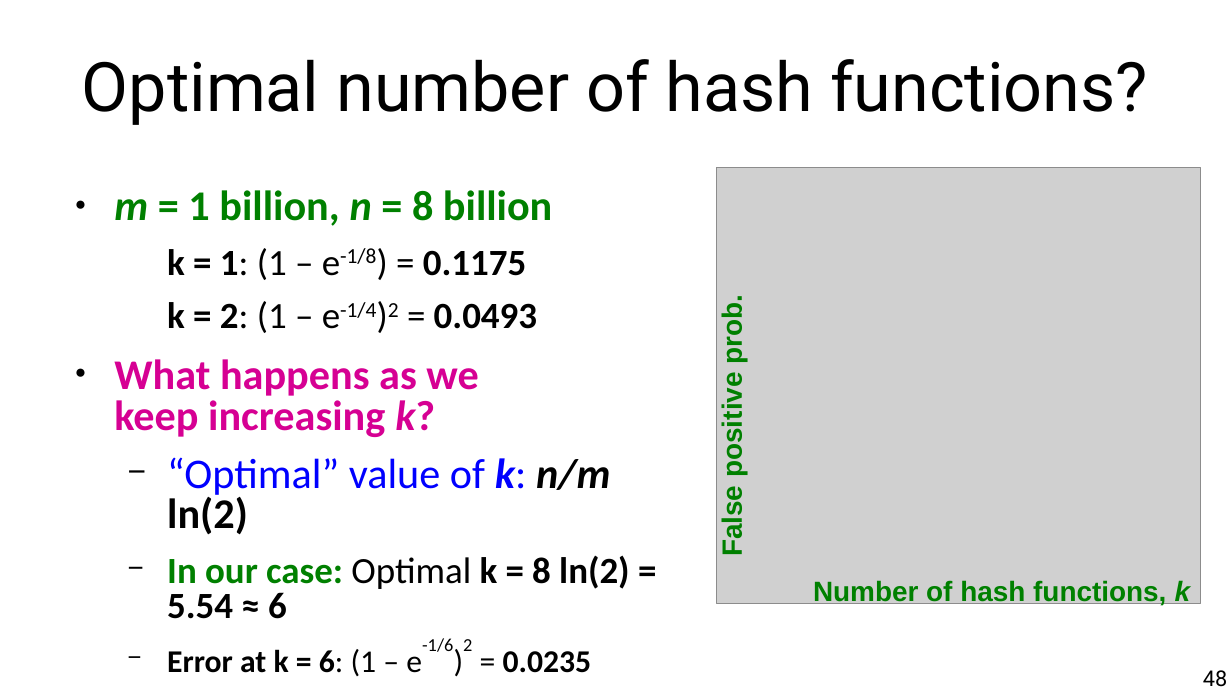
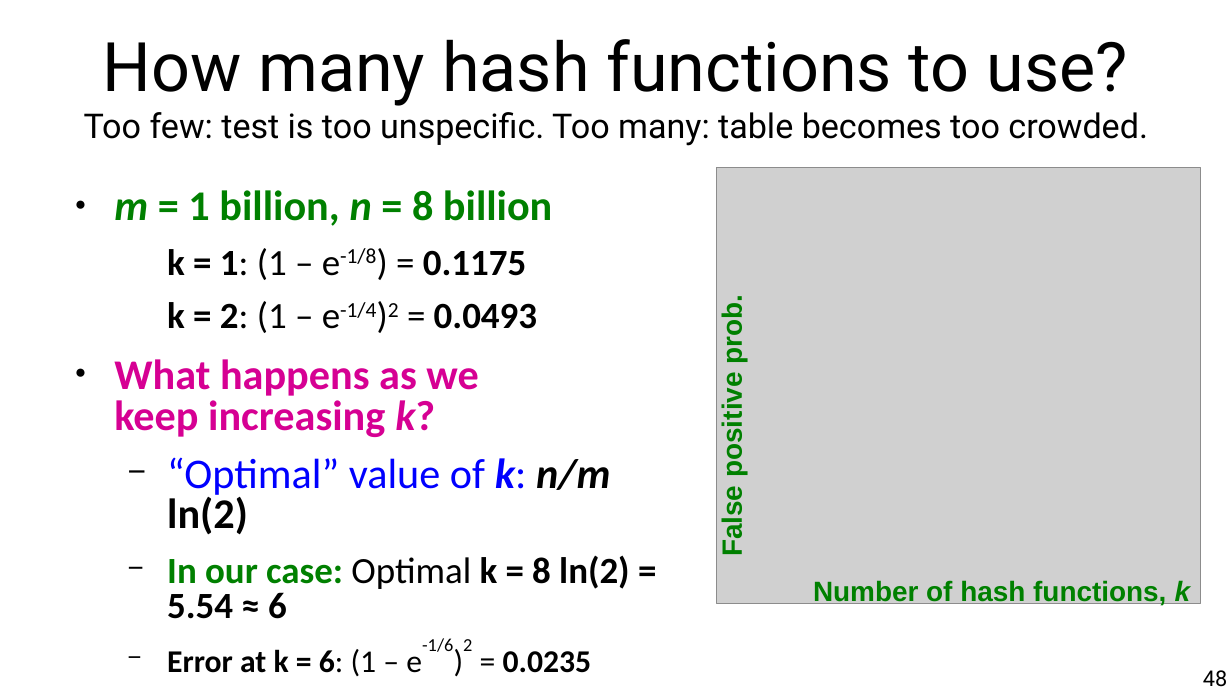
Before and after one commit to marco-calautti/data-mining-course, a slide deck: slide 48 of theory/tt10_streams.odp. Drawn at 1232x693 pixels with LibreOffice and Linux fonts; fonts in the diff are those of the drawing; grey boxes stand for pictures. Boxes give left, top, right and bottom in pixels: in the first picture for what was removed or moved away, otherwise in the second. Text is boxed around its words. In the diff, an @@ line names an element or a change of style, - is before the commit and + after.

```diff
--- a/theory/tt10_streams.odp
+++ b/theory/tt10_streams.odp
@@ title at (x1=84, y1=39, x2=1148, y2=146): text changed; size 44 to 22 pt @@
-Optimal number of hash functions?
+How many hash functions to use?
+Too few: test is too unspecific. Too many: table becomes too crowded.
```
Also in this commit, not shown: 39 other slides changed.
